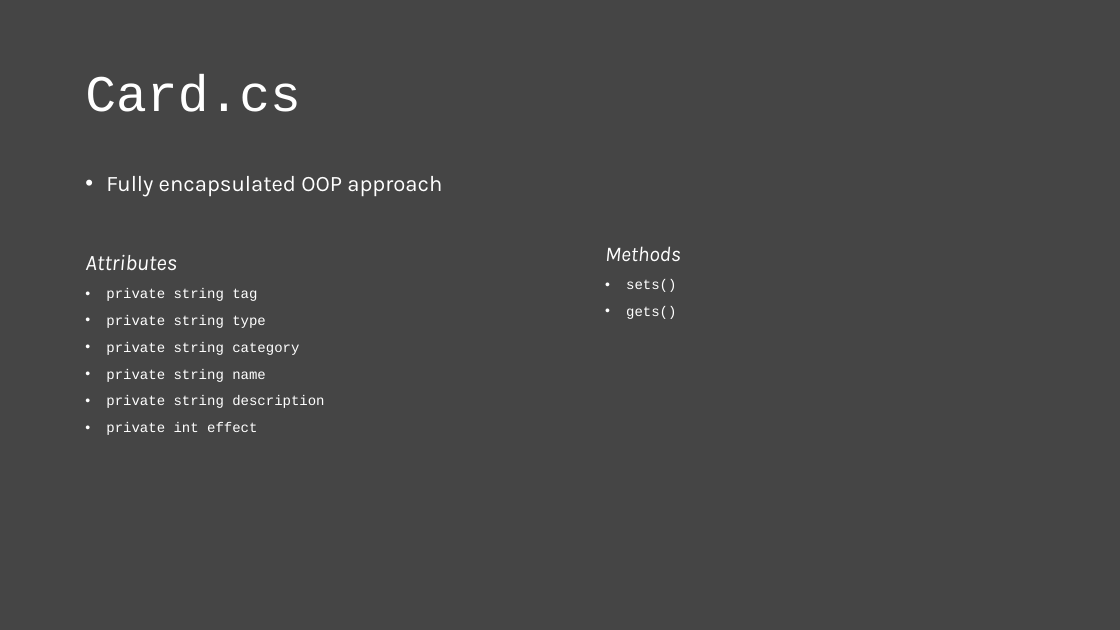
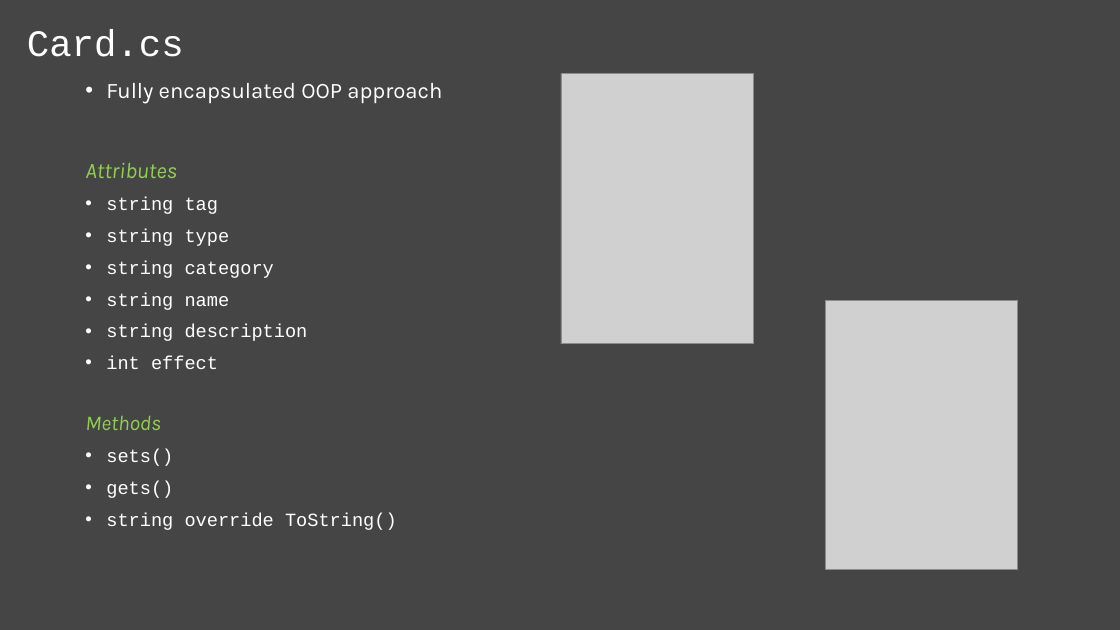
Before and after one commit to ampersandmcd/Monopoly, a slide deck: slide 6 of model.pptx (slide 5 before the commit). Drawn at 1120x630 pixels with LibreOffice and Linux fonts; fonts in the diff are those of the drawing; grey boxes stand for pictures. Boxes give left, top, right and bottom in pixels: in the first picture for what was removed or moved away, otherwise in the second. Text is boxed around its words. In the diff, an @@ line names an element or a change of style, - is before the commit and + after.

```diff
--- a/model.pptx
+++ b/model.pptx
@@ title "Card.cs": place and size @@
-title "Card.cs" at (85, 74, 301, 112)
+title "Card.cs" at (27, 30, 184, 57)
@@ title "Card.cs" at (27, 30, 184, 57): size 44 to 32 pt @@
@@ text "Fully encapsulated OOP approach": place and size @@
-text "Fully encapsulated OOP approach" at (85, 176, 442, 435)
+text "Fully encapsulated OOP approach" at (85, 83, 442, 530)
@@ picture added at (561, 74, 755, 344) @@
@@ text at (85, 163, 177, 178): text colour #FFFFFF to #92D050 in "Attributes" @@
@@ text at (85, 197, 397, 530): text changed; size 12 to 16 pt @@
-• private string tag
-• private string type
-• private string category
-• private string name
-• private string description
-• private int effect
+• string tag
+• string type
+• string category
+• string name
+• string description
+• int effect
+Methods
+• sets()
+• gets()
+• string override ToString()
@@ text removed at (605, 246, 681, 319) @@
-Methods
-• sets()
-• gets()
@@ picture added at (826, 300, 1018, 569) @@
```
Also in this commit, not shown: 7 other slides changed, 5 slides added, 5 other files.
